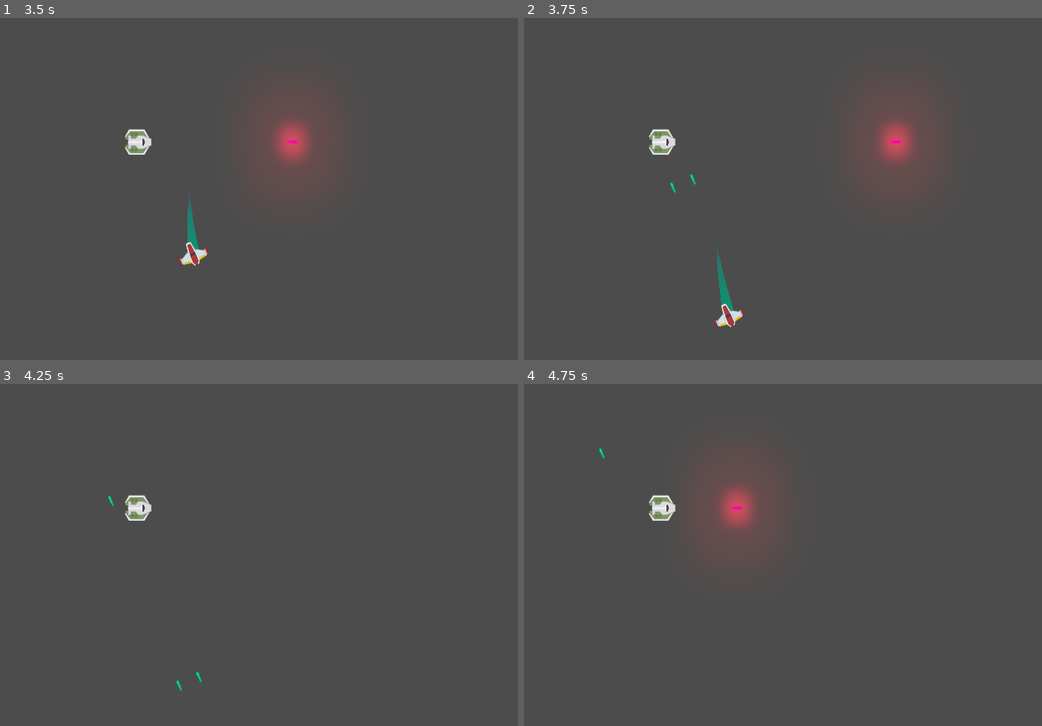
Above: before the commit, frames 1-4 (two rows, left to right).
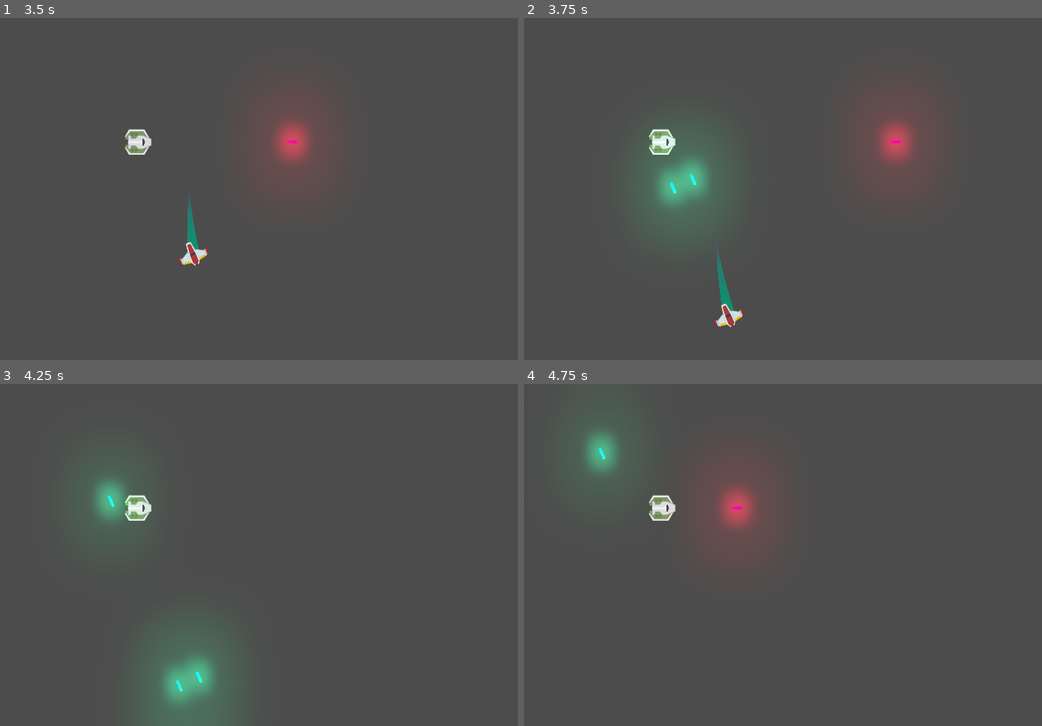
Above: after the commit, the same moments.

Repository: soyMoka/Meteoritos
Game: Godot game, scene res://Juego/Niveles/NivelTest.tscn
The game is run twice, just before and just after one commit, with the same random seed, the same clock (stepped at 60 frames per second) and the same inputs.
Inputs (mouse positions are in pixels of both pictures, inside the frame that each line leads up to):
- Up to frame 1 (3.5 s): move the mouse to (186, 257) at 0.52 s; hold C (disparo_principal) 0.53-1.28 s; hold Up (mover_adelante) 0.53-2.03 s; move the mouse to (404, 240) at 1.27 s; right-click (404, 240) at 1.35 s; move the mouse to (36, 137) at 2.02 s; hold Left (rotar_antihorario) 2.03-2.78 s; hold Down (mover_atras) from 2.03 s (still down); move the mouse to (248, 189) at 2.77 s; tap Right (rotar_horario) at 2.85 s
- Up to frame 2 (3.75 s): keep holding Down (mover_atras); move the mouse to (653, 103) at 3.52 s; hold C (disparo_principal) from 3.53 s (still down)
- Up to frame 3 (4.25 s): keep holding Down (mover_atras); keep holding C (disparo_principal)
- Up to frame 4 (4.75 s): move the mouse to (876, 537) at 4.27 s; release Down (mover_atras) at 4.28 s; release C (disparo_principal) at 4.28 s; hold Up (mover_adelante) from 4.28 s (still down); right-click (876, 537) at 4.35 s

Frame 1 is identical in both runs. In frame 2, 3.2% of the frame differs, in the area x 23-39%, y 34-62%; in frame 3, 4.5%, in the area x 17-44%, y 26-100%; in frame 4, 1.0%.

Commit message:
Pequeño pulido

Diff:
--- a/Juego/Naves/Escudo.tscn
+++ b/Juego/Naves/Escudo.tscn
@@ -264,17 +264,19 @@
 shape = SubResource( 1 )
 
 [node name="SpriteCompleto" type="Sprite" parent="."]
+modulate = Color( 4.17, 0, 4.7, 1 )
 rotation = 1.5708
-scale = Vector2( 1, 0.944477 )
 texture = ExtResource( 1 )
 
 [node name="SpriteAbriendo1" type="Sprite" parent="."]
 visible = false
+modulate = Color( 2.66, 0, 1.15, 1 )
 rotation = 1.5708
 texture = ExtResource( 2 )
 
 [node name="SpriteAbriendo2" type="Sprite" parent="."]
 visible = false
+modulate = Color( 4.67, 0, 4.06, 1 )
 position = Vector2( 8, 0 )
 rotation = 1.5708
 texture = ExtResource( 3 )
--- a/Juego/Proyectiles/Proyectil_player.tscn
+++ b/Juego/Proyectiles/Proyectil_player.tscn
@@ -3,6 +3,7 @@
 [ext_resource path="res://Juego/Proyectiles/Proyectil.tscn" type="PackedScene" id=1]
 
 [node name="Proyectil_player" instance=ExtResource( 1 )]
+modulate = Color( 0, 3.11, 3.11, 1 )
 z_index = 40
 z_as_relative = false
 collision_layer = 8
